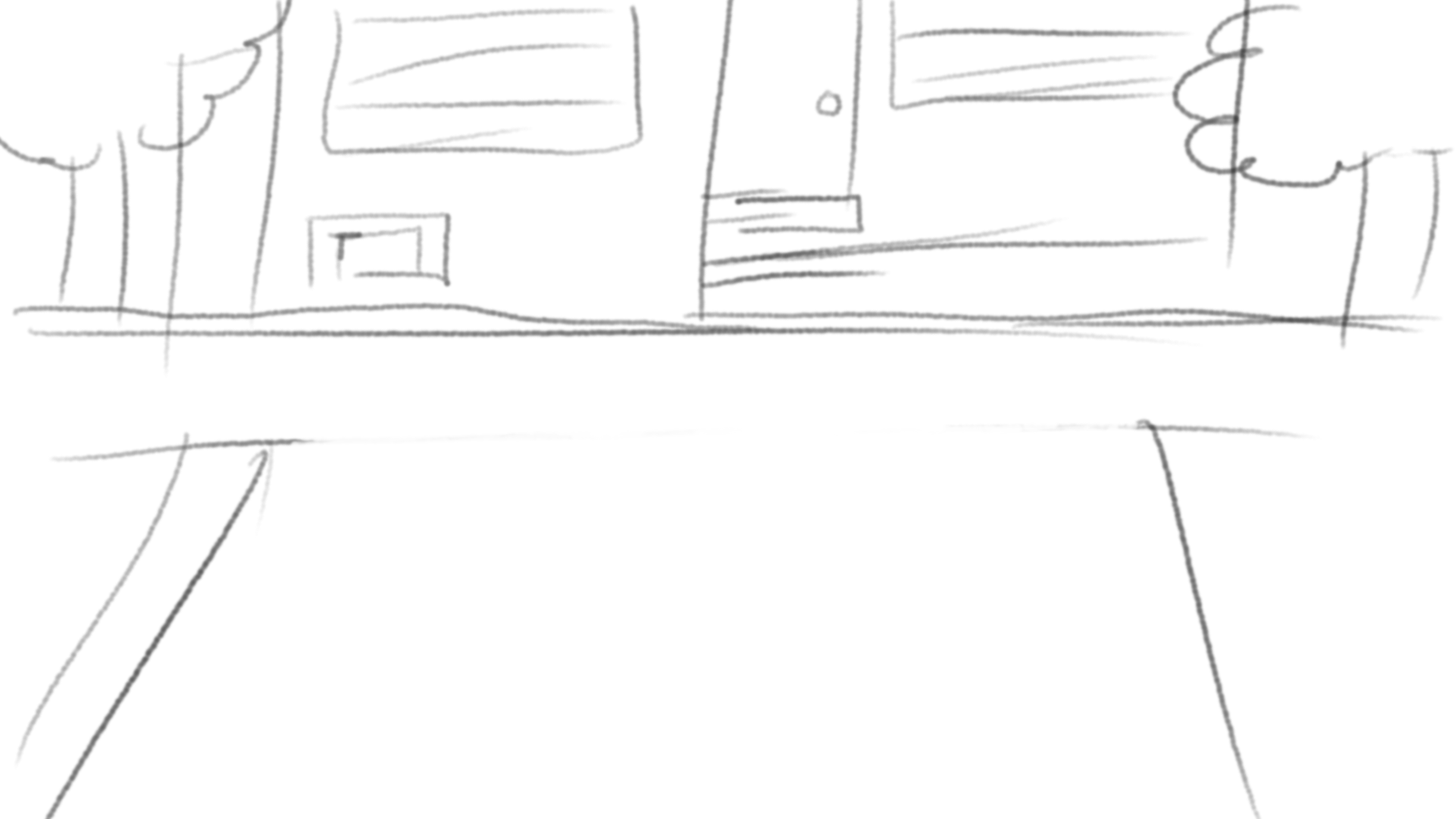
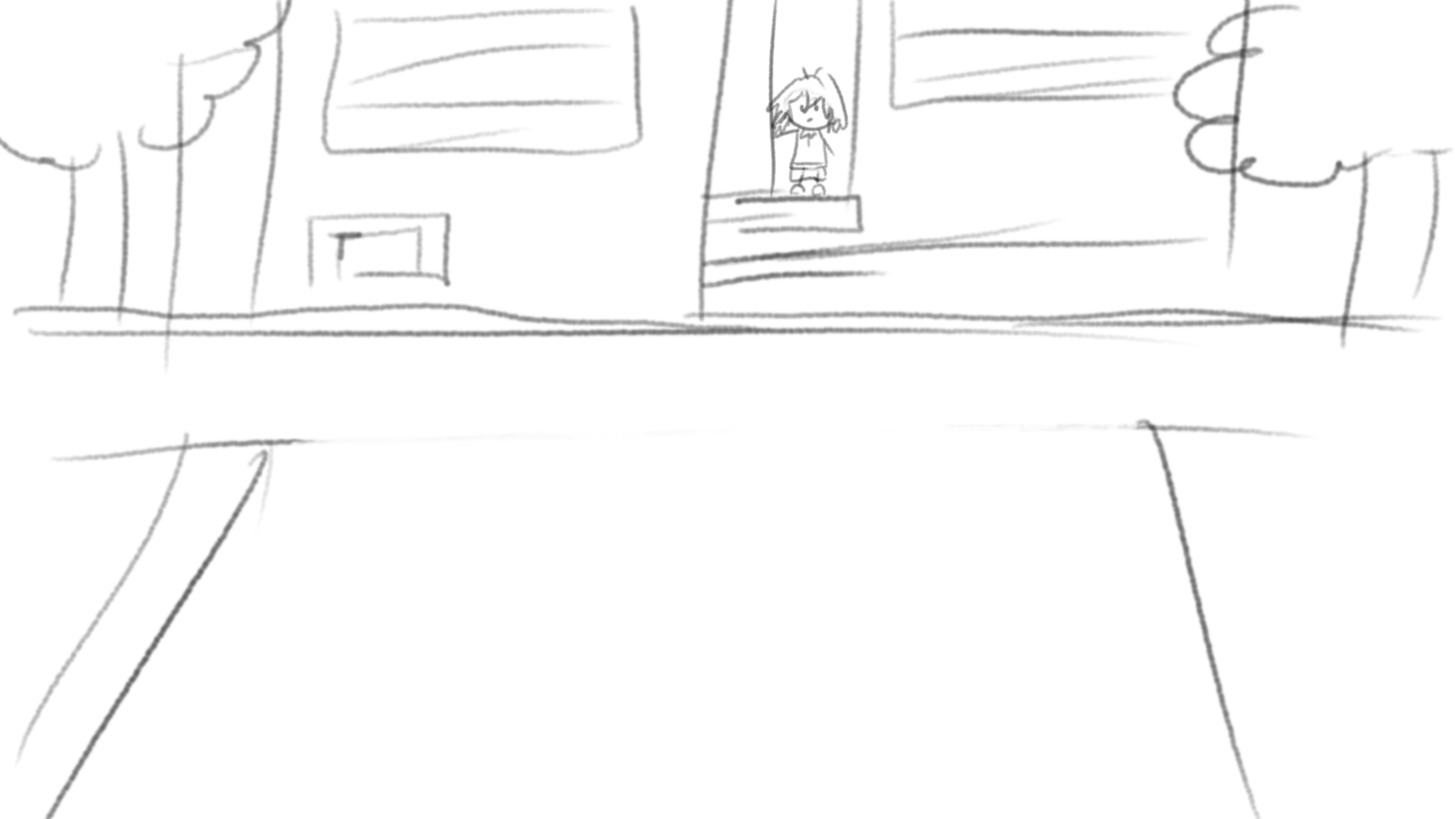
Two versions of the same layered image (1455x819). Layer-by-layer changes:
added layer "Copia de Capa de pintura 1" above "Capa de pintura 1" over <box>764,0,850,198</box>
hid "Capa de pintura 1", painted on it over <box>764,0,850,198</box>
